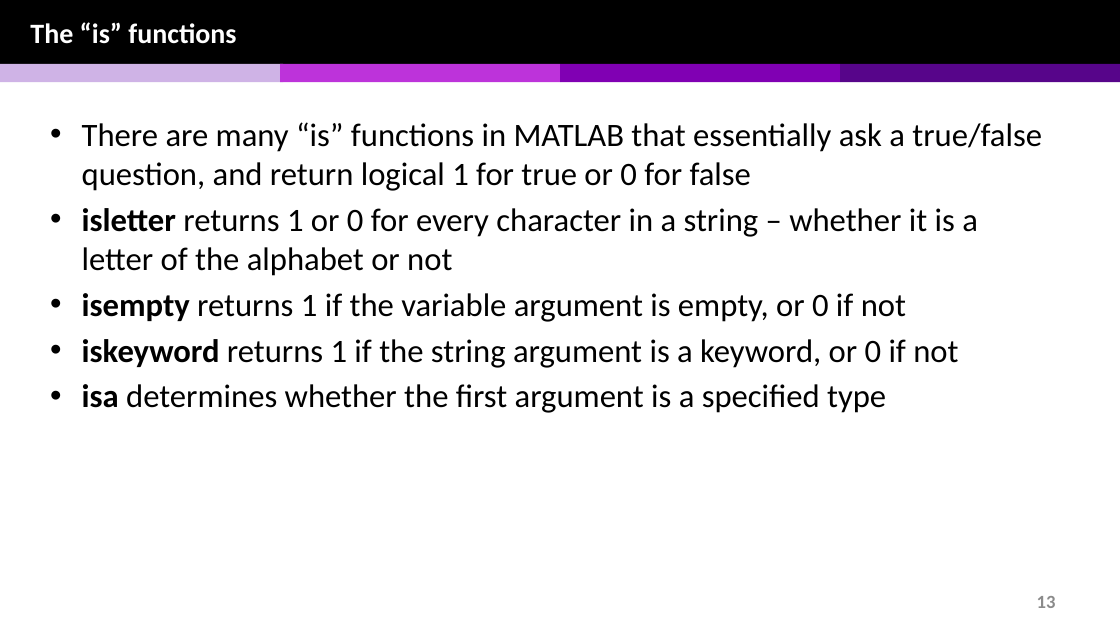
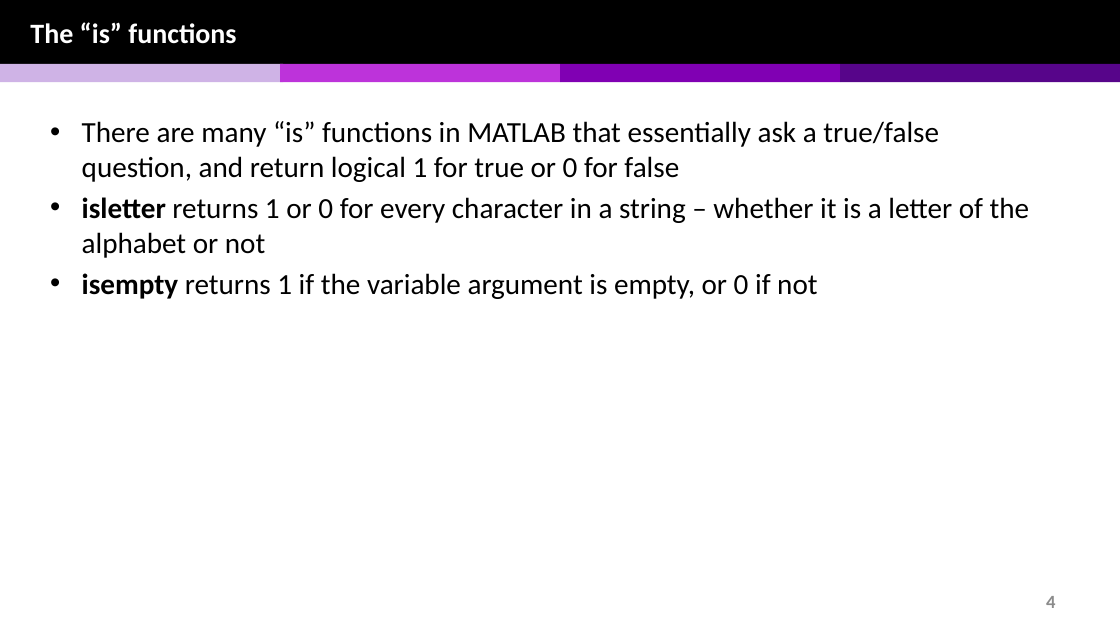
Before and after one commit to chulminy/AE_ENVE_GEOE_121, a slide deck: slide 4 of lecture/selection_statement/selection_statement_v1.pptx (slide 13 before the commit). Drawn at 1120x630 pixels with LibreOffice and Linux fonts; fonts in the diff are those of the drawing. Boxes give left, top, right and bottom in pixels: in the first picture for what was removed or moved away, otherwise in the second. Text is boxed around its words. In the diff, an @@ line names an element or a change of style, - is before the commit and + after.

```diff
--- a/lecture/selection_statement/selection_statement_v1.pptx
+++ b/lecture/selection_statement/selection_statement_v1.pptx
@@ text "There are many “is” functions ..." at (x1=82, y1=121, x2=1030, y2=299): size 28 to 25 pt @@
@@ text at (x1=82, y1=339, x2=958, y2=413): paragraphs removed @@
-• iskeyword returns 1 if the string argument is a keyword, or 0 if not
-• isa determines whether the first argument is a specified type
@@ page number at (x1=1046, y1=596, x2=1055, y2=608): text changed @@
-13
+4
```
Also in this commit, not shown: 6 other slides changed, 12 slides added, 2 slides removed, 16 other files.
